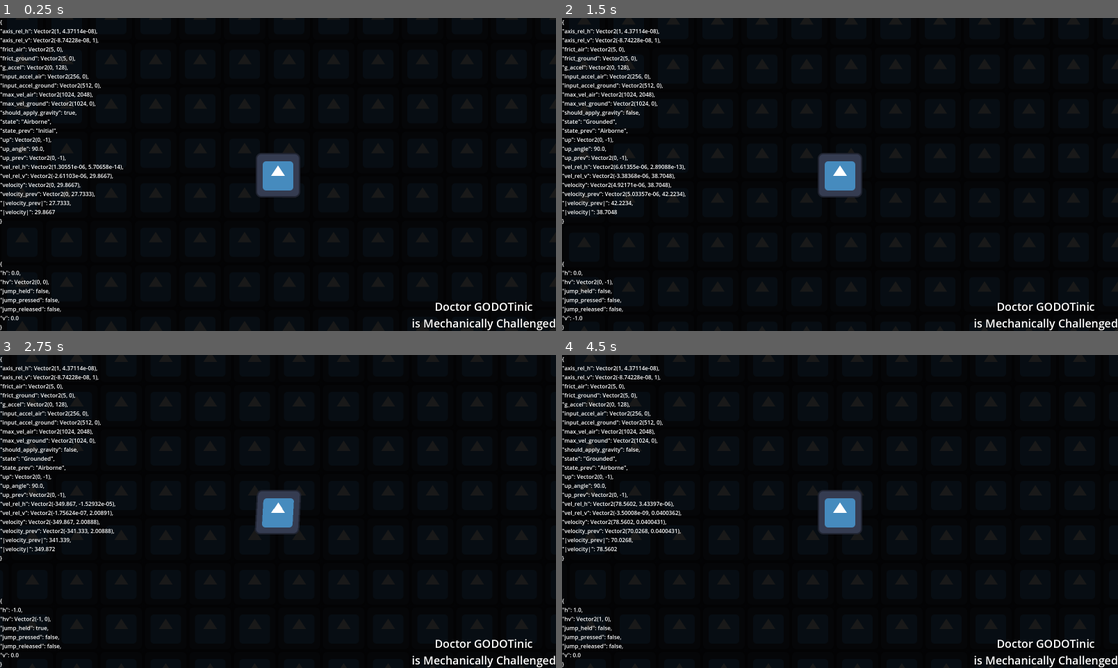
Above: before the commit, frames 1-4 (two rows, left to right).
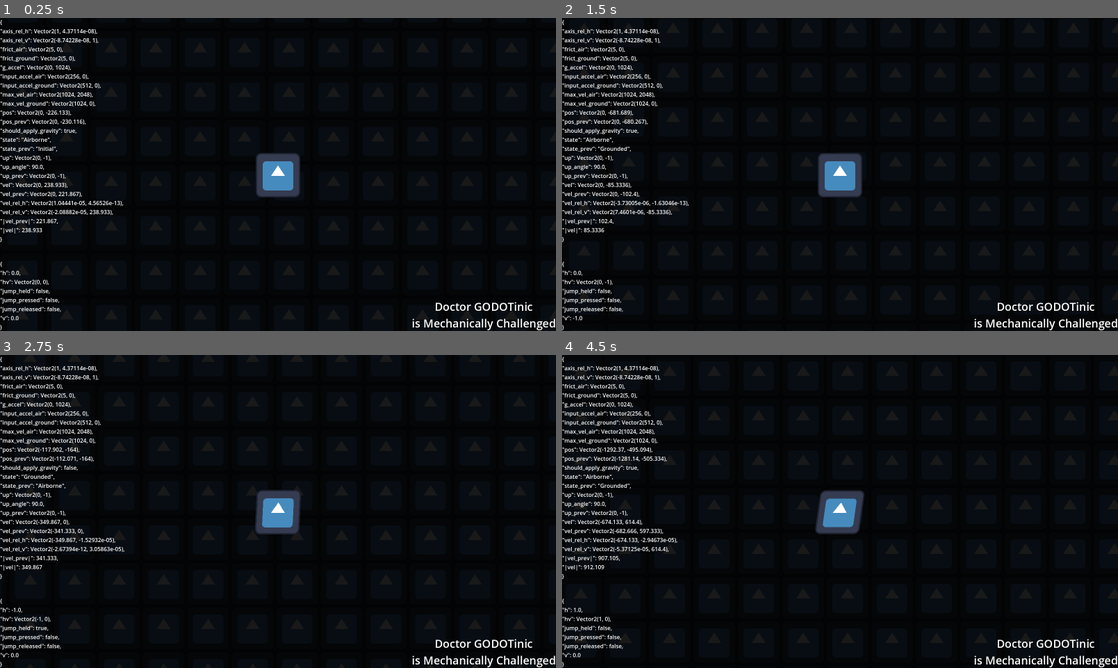
Above: after the commit, the same moments.

Repository: MechanicallyChallengedOrg/SlopesAndLoops
Game: Godot game, scene res://scenes/main.tscn
Two runs of this game, one before a commit and one after it. Both use one fixed random seed, a clock stepped at 60 frames per second and the inputs below. The engine's default icon, where the game draws it, is replaced by a stand-in: a white triangle on a blue panel in a dark square.
Inputs:
- Up to frame 1 (0.25 s): no input
- Up to frame 2 (1.5 s): hold Space (jump) 0.53-1.28 s; hold W (up) from 0.53 s (still down); tap Space (jump) at 1.35 s
- Up to frame 3 (2.75 s): tap Space (jump) at 1.52, 1.82 s; release W (up) at 2.03 s; hold A (left) from 2.03 s (still down); hold Space (jump) from 2.03 s (still down)
- Up to frame 4 (4.5 s): release Space (jump) at 2.78 s; tap Space (jump) at 2.85, 3.02, 3.32, 4.35 s; release A (left) at 3.53 s; hold S (down) 3.53-4.28 s; hold Space (jump) 3.53-4.28 s; hold D (right) from 4.28 s (still down)

The runs differ from the first frame. In frame 1, 1.9% of the frame differs, in the area x 0-23%, y 15-72%; in frame 2, 2.0%; in frame 3, 1.9%; in frame 4, 2.2%, in the area x 0-55%, y 15-72%.

Commit message:
giving up on non-physics

Diff:
--- a/godot4/gdscript/zaft/scenes/level.tscn
+++ b/godot4/gdscript/zaft/scenes/level.tscn
@@ -2,53 +2,53 @@
 
 [node name="Level" type="Node2D"]
 
-[node name="Area2D" type="Area2D" parent="."]
+[node name="Area2D" type="StaticBody2D" parent="."]
 
 [node name="CollisionPolygon2D" type="CollisionPolygon2D" parent="Area2D"]
 polygon = PackedVector2Array(-1600, -100, -1600, 100, 1600, 100, 1600, -100)
 
-[node name="Area2D4" type="Area2D" parent="."]
+[node name="Area2D4" type="StaticBody2D" parent="."]
 position = Vector2(-66, -7576)
 
 [node name="CollisionPolygon2D" type="CollisionPolygon2D" parent="Area2D4"]
 polygon = PackedVector2Array(-1600, -100, -1600, 100, 1600, 100, 1600, -100)
 
-[node name="Area2D2" type="Area2D" parent="."]
+[node name="Area2D2" type="StaticBody2D" parent="."]
 position = Vector2(-2711, -1088)
 rotation = 0.785397
 
 [node name="CollisionPolygon2D" type="CollisionPolygon2D" parent="Area2D2"]
 polygon = PackedVector2Array(-1600, -100, -1600, 100, 1600, 100, 1600, -100)
 
-[node name="Area2D5" type="Area2D" parent="."]
+[node name="Area2D5" type="StaticBody2D" parent="."]
 position = Vector2(2672, -6438)
 rotation = 0.785397
 
 [node name="CollisionPolygon2D" type="CollisionPolygon2D" parent="Area2D5"]
 polygon = PackedVector2Array(-1600, -100, -1600, 100, 1600, 100, 1600, -100)
 
-[node name="Area2D6" type="Area2D" parent="."]
+[node name="Area2D6" type="StaticBody2D" parent="."]
 position = Vector2(2661, -1099)
 rotation = -0.785397
 
 [node name="CollisionPolygon2D" type="CollisionPolygon2D" parent="Area2D6"]
 polygon = PackedVector2Array(-1600, -100, -1600, 100, 1600, 100, 1600, -100)
 
-[node name="Area2D8" type="Area2D" parent="."]
+[node name="Area2D8" type="StaticBody2D" parent="."]
 position = Vector2(-2764, -6500)
 rotation = -0.785397
 
 [node name="CollisionPolygon2D" type="CollisionPolygon2D" parent="Area2D8"]
 polygon = PackedVector2Array(-1600, -100, -1600, 100, 1600, 100, 1600, -100)
 
-[node name="Area2D3" type="Area2D" parent="."]
+[node name="Area2D3" type="StaticBody2D" parent="."]
 position = Vector2(-3868, -3753)
 rotation = 1.57079
 
 [node name="CollisionPolygon2D" type="CollisionPolygon2D" parent="Area2D3"]
 polygon = PackedVector2Array(-1600, -100, -1600, 100, 1600, 100, 1600, -100)
 
-[node name="Area2D7" type="Area2D" parent="."]
+[node name="Area2D7" type="StaticBody2D" parent="."]
 position = Vector2(3767, -3700)
 rotation = 1.57079
 
--- a/godot4/gdscript/zaft/scenes/player.tscn
+++ b/godot4/gdscript/zaft/scenes/player.tscn
@@ -34,17 +34,14 @@
 
 [node name="CenterDown" type="RayCast2D" parent="Rays"]
 target_position = Vector2(0, 65)
-collide_with_areas = true
-collide_with_bodies = false
+
+[node name="CenterDownExt" type="RayCast2D" parent="Rays"]
+target_position = Vector2(0, 72)
 
 [node name="LeftDown" type="RayCast2D" parent="Rays"]
 position = Vector2(-64, 0)
 target_position = Vector2(0, 64)
-collide_with_areas = true
-collide_with_bodies = false
 
 [node name="RightDown" type="RayCast2D" parent="Rays"]
 position = Vector2(64, 0)
 target_position = Vector2(0, 64)
-collide_with_areas = true
-collide_with_bodies = false
--- a/godot4/gdscript/zaft/scripts/player-character-animation-node.gd
+++ b/godot4/gdscript/zaft/scripts/player-character-animation-node.gd
@@ -5,7 +5,7 @@
 func animate_player_sprite(delta:float):
   var s : Sprite2D = player.sprite
   var h_axis := player.stats.up.rotated(PI / 2.0)
-  var vel_h_axis := player.stats.velocity.project(h_axis)
+  var vel_h_axis := player.velocity.project(h_axis)
   var vel_h_axis_len := vel_h_axis.length()
   var vel_ratio_from_max := vel_h_axis_len / player.stats.max_vel_ground.x
   var angle := vel_h_axis.angle_to(h_axis)
--- a/godot4/gdscript/zaft/scripts/player-character-movement-node.gd
+++ b/godot4/gdscript/zaft/scripts/player-character-movement-node.gd
@@ -12,12 +12,12 @@
 
 func _physics_process(delta: float) -> void:
   update_rays()
-  player.stats.velocity = player.velocity
   if player.stats.state == player.stats.STATE.Initial: physics_process_initial(delta)
   elif player.stats.state == player.stats.STATE.Grounded: physics_process_grounded(delta)
   elif player.stats.state == player.stats.STATE.Airborne: physics_process_airborne(delta)
+  elif player.stats.state == player.stats.STATE.Off:
+    pass
   else: printerr("player in unknown state!")
-  player.stats.velocity = player.velocity
 
 func physics_process_initial(_delta:float):
   if not player.ray_center_down.is_colliding():
@@ -26,60 +26,109 @@
     player.stats.state = player.stats.STATE.Grounded
 
 func rotate_if_needed(colliding_ray:RayCast2D):
-  var collision_normal := colliding_ray.get_collision_normal()
-  if collision_normal != player.stats.up:
-    player.stats.up = collision_normal
-    player.rotate(player_rotation_from_prev())
-    player.velocity = player.velocity.rotated(player_rotation_from_prev())
+  var normal := colliding_ray.get_collision_normal()
+  if not normal.is_equal_approx(player.stats.up):
+    var rotation := player.stats.up.angle_to(normal)
+    print("rotate", {
+      "angle": rad_to_deg(rotation),
+      "normal": normal,
+      "up": player.stats.up
+    })
+    player.stats.up = normal
+    player.rotate(rotation)
+    player.set_vel(player.velocity.rotated(rotation))
 
-func snap_to_collision_point_if_needed(colliding_ray:RayCast2D):
-  player.position = colliding_ray.get_collision_point() + (64.0 * player.stats.up)
+func rotate_if_needed_up(up:=Vector2.UP):
+  if not up.is_equal_approx(player.stats.up):
+    var rotation := player.stats.up.angle_to(up)
+    player.stats.up = up
+    player.rotate(rotation)
+    player.set_vel(player.velocity.rotated(rotation))
+
+const half_player := 64.0
+func snap_to_collision_point_if_needed(ray:RayCast2D,_depth:=0):
+  if not ray.is_colliding():
+    if player.ray_center_down_ext.is_colliding():
+      return snap_to_collision_point_if_needed(player.ray_center_down_ext)
+    else: return
+  var normal := ray.get_collision_normal()
+  var point := ray.get_collision_point()
+  var projected := player.velocity.project(normal)
+  if not projected.is_zero_approx():
+    print("snap", {
+      "n": normal,
+      "point": point,
+      "player": player.position,
+      "v": player.velocity,
+      "projv": projected,
+      "projv*n": player.velocity.project(normal) * normal
+    })
+  rotate_if_needed(ray)
+  player.set_vel(player.velocity + projected * normal)
+  if ray == player.ray_center_down_ext:
+    player.set_pos(point + (half_player * normal) - (8.0 * normal))
+  else:
+    player.set_pos(point + (half_player * normal))
 
 func physics_process_grounded(delta:float):
   var colliding_ray := get_prioritized_ground_collision()
-  if colliding_ray == null: return may_leave_floor()
-  player.velocity = bound_velocity(player.velocity, accel_per_frame(delta), frict_per_frame(delta))
-  rotate_if_needed(colliding_ray)
+  if colliding_ray == null: return may_leave_floor(delta)
+  player.set_vel(bound_velocity(player.velocity, accel_per_frame(delta), frict_per_frame(delta)))
   snap_to_collision_point_if_needed(colliding_ray)
-  player.move_and_slide()
-  may_leave_floor()
-
-# collision with ground prioritizes the direction of player movement
-func get_prioritized_ground_collision() -> RayCast2D:
-  var moving_right : Array[RayCast2D] = [player.ray_right_down, player.ray_center_down, player.ray_left_down]
-  var moving_left : Array[RayCast2D] = [player.ray_left_down, player.ray_center_down, player.ray_right_down]
-  var moving_none : Array[RayCast2D] = [player.ray_center_down, player.ray_right_down, player.ray_left_down]
-  var prio_rays : Array[RayCast2D]
-  var vel_rel_h := player.stats.vel_rel_h()
-  if vel_rel_h.is_zero_approx(): prio_rays = moving_none
-  elif vel_rel_h.x < 0: prio_rays = moving_left
-  else: prio_rays = moving_right
-  for ray : RayCast2D in prio_rays: if ray.is_colliding(): return ray
-  return null
+  apply_velocity(delta)
+  may_leave_floor(delta)
 
 func physics_process_airborne(delta:float):
-  player.velocity = bound_velocity(player.velocity + accel_per_frame(delta))
-  player.move_and_slide()
-  may_snap_to_floor()
-
-func player_rotation_from_prev() -> float:
-  return player.stats.up_prev.angle_to(player.stats.up)
+  disable_casts(player.ray_center_down)
+  player.set_vel(bound_velocity(player.velocity + accel_per_frame(delta)))
+  apply_velocity(delta)
+  may_snap_to_floor(delta)
 
 func player_rotation_from_up() -> float:
   return Vector2.UP.angle_to(player.stats.up)
 
-func may_leave_floor():
-  if false:
+func apply_velocity(delta:float):
+  player.set_pos(player.position + player.velocity * delta)
+
+func may_leave_floor(delta:float):
+  if player.input.jump_pressed:
     player.stats.state = player.stats.STATE.Airborne
+    player.set_vel(player.velocity + (player.stats.up * player.stats.jump_initial_vel.y))
+    apply_velocity(delta)
+    # disable_casts()
+    get_tree().create_timer(0.001).timeout.connect(rotate_if_needed_up, CONNECT_ONE_SHOT)
+    # get_tree().create_timer(0.1).timeout.connect(enable_casts)
 
-func may_snap_to_floor():
+func enable_casts():
+  player.ray_left_down.enabled = true
+  player.ray_right_down.enabled = true
+  player.ray_center_down.enabled = true
+
+func disable_cast(c:RayCast2D,except=null):
+  if c != except: c.enabled = false
+
+func disable_casts(except=null):
+  disable_cast(player.ray_left_down, except)
+  disable_cast(player.ray_right_down, except)
+  disable_cast(player.ray_center_down, except)
+
+func may_snap_to_floor(_delta:float):
   if player.ray_center_down.is_colliding():
-    player.stats.state = player.stats.STATE.Grounded
+    var vel := player.velocity
+    var normal := player.ray_center_down.get_collision_normal()
+    if vel.is_zero_approx() or abs(normal.angle_to(vel)) > (PI/2.0):
+      player.stats.state = player.stats.STATE.Grounded
+      # player.stats.state = player.stats.STATE.Off
+      snap_to_collision_point_if_needed(player.ray_center_down)
+
 
 func bound_velocity(v1:=Vector2.ZERO,v2:=Vector2.ZERO,v3:=Vector2.ZERO) -> Vector2:
   var vel = Vector2.ZERO + v1 + v2 + v3
-  if vel.length() > player.stats.max_vel_ground.length():
-    return vel.normalized() * player.stats.max_vel_ground.x
+  if player.stats.state == player.stats.STATE.Airborne:
+    vel = vel.clamp(-player.stats.max_vel_air, player.stats.max_vel_air)
+  elif player.stats.state == player.stats.STATE.Grounded:
+    if vel.length() > player.stats.max_vel_ground.length():
+      return vel.normalized() * player.stats.max_vel_ground.x
   return vel
 
 # real world xy deceleration (delta vel) per frame
@@ -114,3 +163,20 @@
 # acceleration (delta vel) per frame alongside the real world y axis
 func y_accel() -> Vector2:
   return v_accel().rotated(player_rotation_from_up())
+
+func _ready() -> void:
+  pass
+  # Engine.set_time_scale(0.5)
+
+# collision with ground prioritizes the direction of player movement
+func get_prioritized_ground_collision() -> RayCast2D:
+  var moving_right : Array[RayCast2D] = [player.ray_right_down, player.ray_center_down, player.ray_left_down]
+  var moving_left : Array[RayCast2D] = [player.ray_left_down, player.ray_center_down, player.ray_right_down]
+  var moving_none : Array[RayCast2D] = [player.ray_center_down, player.ray_right_down, player.ray_left_down]
+  var prio_rays : Array[RayCast2D]
+  var vel_rel_h := player.stats.vel_rel_h()
+  if vel_rel_h.is_zero_approx(): prio_rays = moving_none
+  elif vel_rel_h.x < 0: prio_rays = moving_left
+  else: prio_rays = moving_right
+  for ray : RayCast2D in prio_rays: if ray.is_colliding(): return ray
+  return null
--- a/godot4/gdscript/zaft/scripts/player-character-scene.gd
+++ b/godot4/gdscript/zaft/scripts/player-character-scene.gd
@@ -4,9 +4,10 @@
 @onready var input : PlayerCharacterInputNode = $Logic/Input
 @onready var movement : PlayerCharacterMovementNode = $Logic/Movement
 @onready var ray_center_down : RayCast2D = $Rays/CenterDown
+@onready var ray_center_down_ext : RayCast2D = $Rays/CenterDownExt
 @onready var ray_right_down : RayCast2D = $Rays/RightDown
 @onready var ray_left_down : RayCast2D = $Rays/LeftDown
 @onready var sprite : Sprite2D = $Visual/Head
 
-func _process(_delta: float) -> void:
-  pass
+func set_vel(vel:=Vector2.ZERO) -> Vector2: velocity = vel; stats.vel = vel; return vel
+func set_pos(pos:=Vector2.ZERO) -> Vector2: position = pos; stats.pos = pos; return pos
--- a/godot4/gdscript/zaft/scripts/player-character-stats-resource.gd
+++ b/godot4/gdscript/zaft/scripts/player-character-stats-resource.gd
@@ -1,52 +1,57 @@
 class_name PlayerCharacterStatsResource extends Resource
 
-enum STATE {
-  Initial = 0,  # unknown, player just spawned
-  Grounded,     # attached to ground - gravity does NOT apply
-  Airborne      # falling/jumping - gravity applies
-}
+enum STATE { Initial = 0, Grounded, Airborne, Off }
 
 func should_apply_gravity() -> bool:
   return state == STATE.Airborne
 
-func axis_rel_h() -> Vector2:
-  return up.rotated(PI/2.0)
+func axis_rel_h(_up:=up) -> Vector2:
+  return _up.rotated(PI/2.0)
 
-func axis_rel_v() -> Vector2:
-  return up.rotated(PI)
+func axis_rel_v(_up:=up) -> Vector2:
+  return _up.rotated(PI)
 
-func vel_rel_h() -> Vector2:
-  return velocity.project(axis_rel_h())
+func vel_rel_h(_vel:=vel,_up:=up) -> Vector2:
+  return _vel.project(axis_rel_h(_up))
 
-func vel_rel_v() -> Vector2:
-  return velocity.project(axis_rel_v())
+func vel_rel_v(_vel:=vel,_up:=up) -> Vector2:
+  return _vel.project(axis_rel_v(_up))
 
-func up_angle() -> float:
-  return rad_to_deg(up.angle_to(Vector2.RIGHT))
+func up_angle(_up:=up) -> float:
+  return rad_to_deg(_up.angle_to(Vector2.RIGHT))
 
 @export var state := STATE.Initial :
   set(v):
     if state == v: return
     state_prev = state
     state = v
+    print({ "state": STATE.find_key(state), "state_prev": STATE.find_key(state_prev) })
 var state_prev := STATE.Initial
 
-# real world
-@export var velocity := Vector2.ZERO :
+@export var pos := Vector2.ZERO :
   set(v):
-    if velocity == v: return
-    velocity_prev = velocity
-    velocity = v
-var velocity_prev := Vector2.ZERO
+    if pos.is_equal_approx(v): return
+    pos_prev = pos
+    pos = v
+    # print({ "pos": pos, "pos_prev": pos_prev })
+var pos_prev := Vector2.ZERO
+@export var vel := Vector2.ZERO :
+  set(v):
+    if vel.is_equal_approx(v): return
+    vel_prev = vel
+    vel = v
+    # print({ "vel": vel, "vel_prev": vel_prev })
+var vel_prev := Vector2.ZERO
 var up := Vector2.UP :
   set(v):
-    if up == v: return
+    if up.is_equal_approx(v): return
     up_prev = up
     up = v
+    print({ "up": up, "up_prev": up_prev })
 var up_prev := Vector2.UP
-@export var g_accel := Vector2(0.0, 128.0)
+@export var g_accel := 8.0 * Vector2(0.0, 128.0)
 
-# relative to player
+@export var jump_initial_vel := 8.0 * Vector2(0.0, 128.0)
 @export var max_vel_air := 8.0 * Vector2(128.0, 256.0)
 @export var max_vel_ground := 8.0 * Vector2(128.0, 0.0)
 @export var input_accel_ground := 4.0 * Vector2(128.0, 0.0)
@@ -56,15 +61,17 @@
 
 func _to_string() -> String:
   return var_to_str({
-    "velocity":velocity,
-    "|velocity|":velocity.length(),
+    "pos":pos,
+    "vel":vel,
+    "|vel|":vel.length(),
     "vel_rel_h":vel_rel_h(),
     "vel_rel_v":vel_rel_v(),
     "axis_rel_h":axis_rel_h(),
     "axis_rel_v":axis_rel_v(),
     "should_apply_gravity":should_apply_gravity(),
-    "velocity_prev":velocity_prev,
-    "|velocity_prev|":velocity_prev.length(),
+    "pos_prev":pos_prev,
+    "vel_prev":vel_prev,
+    "|vel_prev|":vel_prev.length(),
     "up":up,
     "up_prev":up_prev,
     "up_angle":up_angle(),
